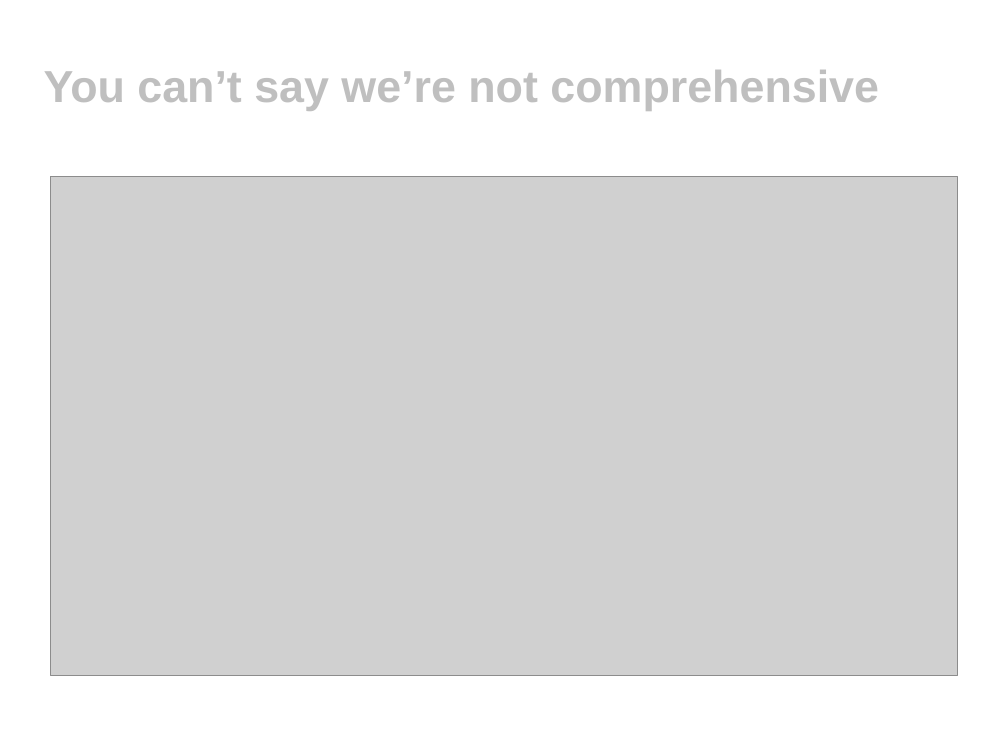
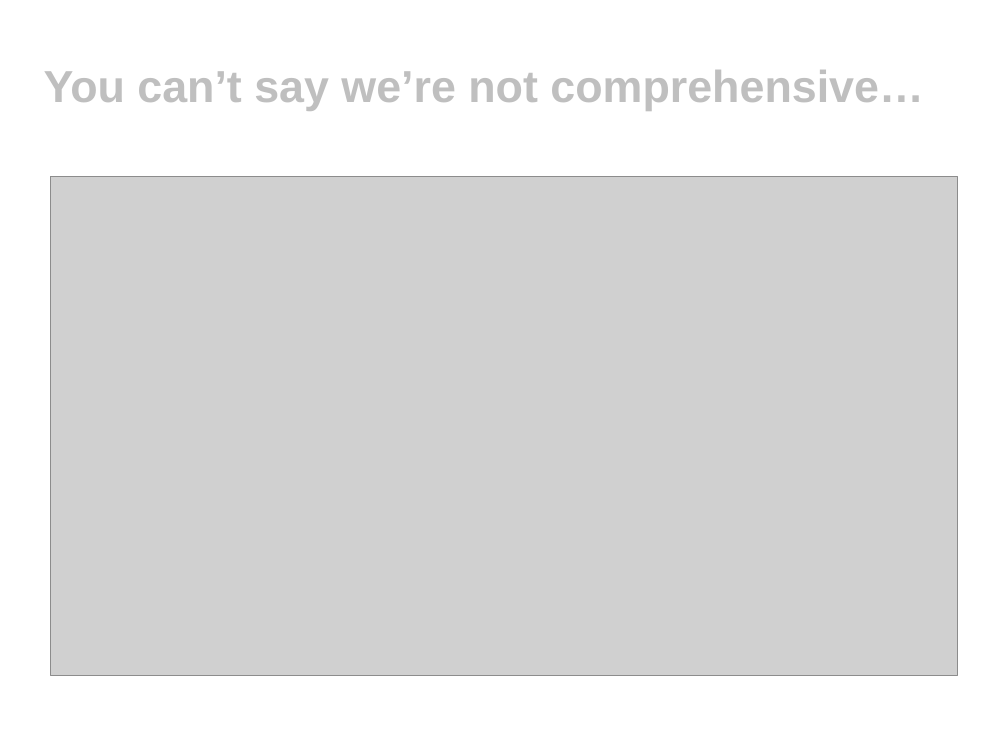
Before and after one commit to tobyclemson/test-data-generation-and-verification-presentation, a slide deck: slide 11 of test-data-generation-and-verification.ppt. Drawn at 1008x756 pixels with LibreOffice and Linux fonts; fonts in the diff are those of the drawing; grey boxes stand for pictures; background and template pictures are left out. Boxes give left, top, right and bottom in pixels: in the first picture for what was removed or moved away, otherwise in the second. Text is boxed around its words. In the diff, an @@ line names an element or a change of style, - is before the commit and + after.

Commit message:
Adding some more slides.

```diff
--- a/test-data-generation-and-verification.ppt
+++ b/test-data-generation-and-verification.ppt
@@ title at (x1=44, y1=70, x2=923, y2=111): text changed @@
-You can’t say we’re not comprehensive
+You can’t say we’re not comprehensive…
```
Also in this commit, not shown: 1 other slide changed, 3 slides added.
